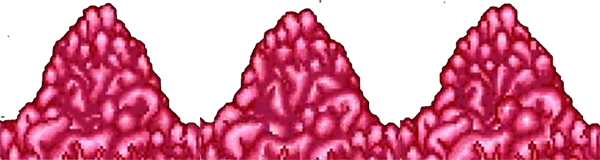
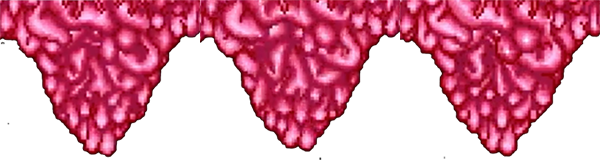
Layer changes from the first 600px x 160px image to the second:
painted on "Layer 3" over [left=400, top=0, right=600, bottom=160]
painted on "Layer 2" over [left=200, top=0, right=400, bottom=160]
painted on "Layer 1" over [left=0, top=0, right=200, bottom=160]
